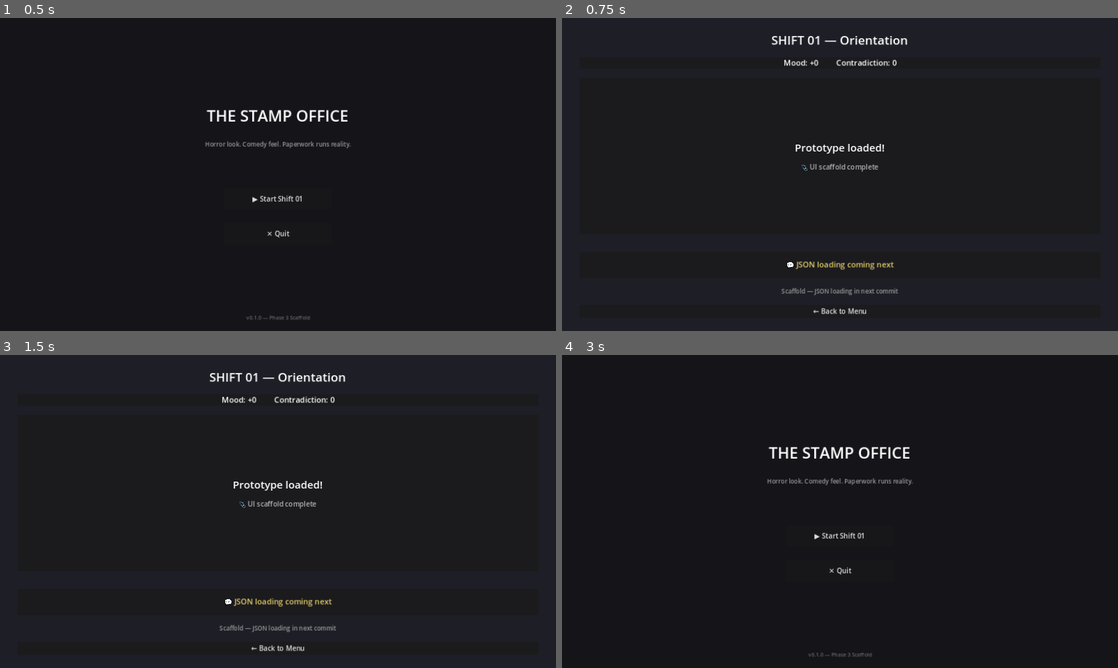
Above: before the commit, frames 1-4 (two rows, left to right).
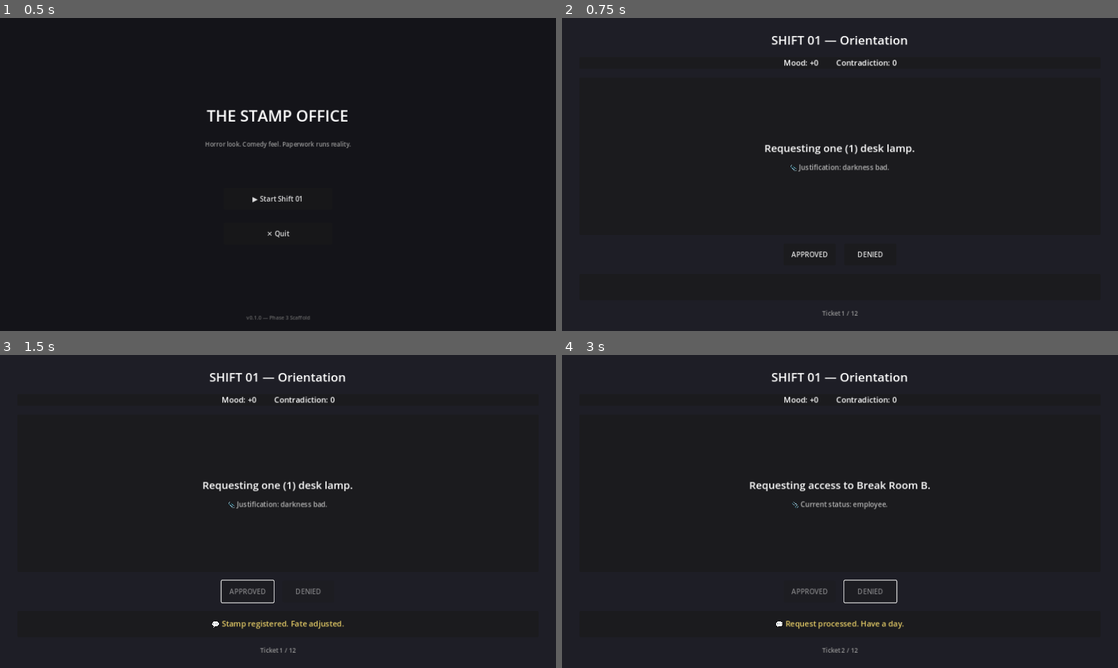
Above: after the commit, the same moments.

Repository: ThanhNguyxn/the-stamp-office
Game: Godot game, scene res://scenes/Main.tscn
Two runs of this game, one before a commit and one after it. Both use one fixed random seed, a clock stepped at 60 frames per second and the inputs below.
Inputs (mouse positions are in pixels of both pictures, inside the frame that each line leads up to):
- Up to frame 1 (0.5 s): no input
- Up to frame 2 (0.75 s): click "▶ Start Shift 01" at 0.5 s
- Up to frame 3 (1.5 s): click (250, 592) at 1.25 s, where only the run after the commit has a clickable "APPROVED"
- Up to frame 4 (3 s): click (840, 649) at 2 s, where only the run before the commit has a clickable "← Back to Menu"; click (867, 592) at 2.75 s, where only the run after the commit has a clickable "DENIED"

Frame 1 is identical in both runs. In frame 2, 1.4% of the frame differs, in the area x 36-64%, y 40-96%; in frame 3, 1.7%; in frame 4, 2.8%, in the area x 33-67%, y 5-97%.

Commit message:
game: load data and play shift01

Diff:
--- a/game/project.godot
+++ b/game/project.godot
@@ -15,6 +15,10 @@
 run/main_scene="res://scenes/Main.tscn"
 config/features=PackedStringArray("4.2", "Forward Plus")
 
+[autoload]
+
+DataLoader="*res://scripts/DataLoader.gd"
+
 [display]
 
 window/size/viewport_width=1280
--- a/game/scripts/DataLoader.gd
+++ b/game/scripts/DataLoader.gd
@@ -1,48 +1,34 @@
 extends Node
 ## DataLoader - Loads JSON data from the data folder
-
-const DATA_PATH = "res://../data/"
+## Add to Project Settings > Autoload as "DataLoader"
 
 var _toasts_cache: Dictionary = {}
-var _shift_cache: Dictionary = {}
+var _loaded: bool = false
 
 func _ready() -> void:
 	_load_toasts()
 
 func _load_toasts() -> void:
-	var path = DATA_PATH + "toasts/toasts.json"
-	var file = FileAccess.open(path, FileAccess.READ)
-	if file:
-		var json = JSON.new()
-		var error = json.parse(file.get_as_text())
-		if error == OK:
-			var data = json.get_data()
-			for toast in data.get("toasts", []):
-				_toasts_cache[toast["id"]] = toast["text"]
-		file.close()
-	else:
-		# Try alternative path for running from editor
-		_load_toasts_fallback()
-
-func _load_toasts_fallback() -> void:
 	var path = "res://data/toasts/toasts.json"
 	var file = FileAccess.open(path, FileAccess.READ)
 	if file:
 		var json = JSON.new()
 		var error = json.parse(file.get_as_text())
+		file.close()
 		if error == OK:
 			var data = json.get_data()
 			for toast in data.get("toasts", []):
 				_toasts_cache[toast["id"]] = toast["text"]
-		file.close()
+			_loaded = true
+			print("DataLoader: Loaded ", _toasts_cache.size(), " toasts")
+		else:
+			push_error("DataLoader: Failed to parse toasts.json")
+	else:
+		push_error("DataLoader: Could not open toasts.json at ", path)
 
-func load_shift(shift_num: int) -> Array:
-	var path = DATA_PATH + "tickets/shift%02d.json" % shift_num
+func load_shift(shift_number: int) -> Array:
+	var path = "res://data/tickets/shift%02d.json" % shift_number
 	var file = FileAccess.open(path, FileAccess.READ)
-	if not file:
-		# Try alternative path
-		path = "res://data/tickets/shift%02d.json" % shift_num
-		file = FileAccess.open(path, FileAccess.READ)
 
 	if file:
 		var json = JSON.new()
@@ -50,13 +36,21 @@
 		file.close()
 		if error == OK:
 			var data = json.get_data()
-			return data.get("tickets", [])
+			var tickets = data.get("tickets", [])
+			print("DataLoader: Loaded ", tickets.size(), " tickets from shift ", shift_number)
+			return tickets
+		else:
+			push_error("DataLoader: Failed to parse shift", shift_number, ".json")
+	else:
+		push_error("DataLoader: Could not open ", path)
+
 	return []
 
-func load_shift01() -> Array:
-	return load_shift(1)
+func toast_text(toast_id: String) -> String:
+	# Lazy load toasts if not yet loaded
+	if not _loaded:
+		_load_toasts()
 
-func toast_text(toast_id: String) -> String:
 	if _toasts_cache.has(toast_id):
 		return _toasts_cache[toast_id]
-	return "Toast not found: " + toast_id
+	return "Unknown toast: " + toast_id
--- a/game/scripts/Shift.gd
+++ b/game/scripts/Shift.gd
@@ -1,23 +1,116 @@
 extends Control
-## Shift - Placeholder for shift gameplay
-## JSON loading will be added in next commit
+## Shift - Gameplay controller for processing tickets
 
 @onready var ticket_text_label: Label = $VBoxContainer/TicketPanel/VBoxContainer/TicketText
 @onready var attachment_label: Label = $VBoxContainer/TicketPanel/VBoxContainer/AttachmentText
+@onready var stamp_container: HBoxContainer = $VBoxContainer/StampContainer
 @onready var toast_label: Label = $VBoxContainer/ToastPanel/ToastText
 @onready var mood_label: Label = $VBoxContainer/MetersPanel/HBoxContainer/MoodLabel
 @onready var contradiction_label: Label = $VBoxContainer/MetersPanel/HBoxContainer/ContradictionLabel
+@onready var progress_label: Label = $VBoxContainer/ProgressLabel
 @onready var back_button: Button = $VBoxContainer/BackButton
+
+var tickets: Array = []
+var current_index: int = 0
+var mood: int = 0
+var contradiction: int = 0
+var is_processing: bool = false
 
 func _ready() -> void:
 	back_button.pressed.connect(_on_back_pressed)
+	back_button.visible = false
+	toast_label.text = ""
+	_load_shift()
 
-	# Scaffold placeholder - shows that UI is working
-	ticket_text_label.text = "Prototype loaded!"
-	attachment_label.text = "📎 UI scaffold complete"
-	toast_label.text = "💬 JSON loading coming next"
-	mood_label.text = "Mood: +0"
-	contradiction_label.text = "Contradiction: 0"
+func _load_shift() -> void:
+	tickets = DataLoader.load_shift(1)
+	if tickets.size() > 0:
+		_show_ticket(0)
+	else:
+		ticket_text_label.text = "No tickets found!"
+		attachment_label.text = "Check that data/ folder exists in game/"
+		progress_label.text = "Error loading shift data"
+
+func _show_ticket(index: int) -> void:
+	if index >= tickets.size():
+		_shift_complete()
+		return
+
+	current_index = index
+	var ticket = tickets[index]
+
+	# Display ticket content
+	ticket_text_label.text = ticket.get("text", "")
+	attachment_label.text = "📎 " + ticket.get("attachment", "N/A")
+	progress_label.text = "Ticket %d / %d" % [index + 1, tickets.size()]
+	toast_label.text = ""
+
+	# Update meter displays
+	_update_meters()
+
+	# Clear existing stamp buttons
+	for child in stamp_container.get_children():
+		child.queue_free()
+
+	# Create stamp buttons from allowed_stamps
+	var allowed = ticket.get("allowed_stamps", [])
+	for stamp_name in allowed:
+		var btn = Button.new()
+		btn.text = stamp_name
+		btn.custom_minimum_size = Vector2(120, 50)
+		btn.pressed.connect(_on_stamp_clicked.bind(stamp_name))
+		stamp_container.add_child(btn)
+
+func _on_stamp_clicked(stamp_name: String) -> void:
+	if is_processing:
+		return
+	is_processing = true
+
+	var ticket = tickets[current_index]
+	var outcomes = ticket.get("outcomes", {})
+
+	if outcomes.has(stamp_name):
+		var outcome = outcomes[stamp_name]
+
+		# Get and show toast
+		var toast_id = outcome.get("toast_id", "")
+		var text = DataLoader.toast_text(toast_id)
+		toast_label.text = "💬 " + text
+
+		# Apply deltas
+		mood += int(outcome.get("mood_delta", 0))
+		contradiction += int(outcome.get("contradiction_delta", 0))
+		_update_meters()
+
+		# Disable buttons during delay
+		for child in stamp_container.get_children():
+			if child is Button:
+				child.disabled = true
+
+		# Wait then advance
+		await get_tree().create_timer(1.2).timeout
+		is_processing = false
+		_show_ticket(current_index + 1)
+	else:
+		toast_label.text = "⚠️ Invalid stamp!"
+		is_processing = false
+
+func _update_meters() -> void:
+	mood_label.text = "Mood: %+d" % mood
+	contradiction_label.text = "Contradiction: %d" % contradiction
+
+func _shift_complete() -> void:
+	ticket_text_label.text = "SHIFT COMPLETE"
+	attachment_label.text = "Thank you for your service."
+	toast_label.text = "🎉 You processed all tickets!"
+	progress_label.text = "Final — Mood: %+d | Contradiction: %d" % [mood, contradiction]
+
+	# Clear stamp buttons
+	for child in stamp_container.get_children():
+		child.queue_free()
+
+	# Show back button
+	back_button.visible = true
 
 func _on_back_pressed() -> void:
 	get_tree().change_scene_to_file("res://scenes/Main.tscn")
Not shown, changed: game/README.md
